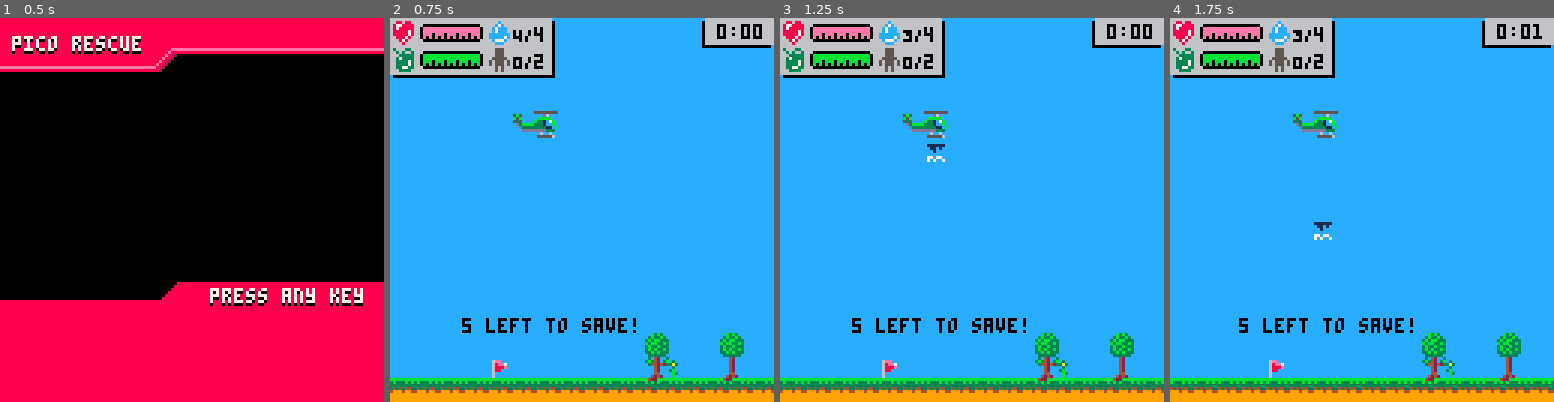
Above: before the commit, frames 1-4 (left to right).
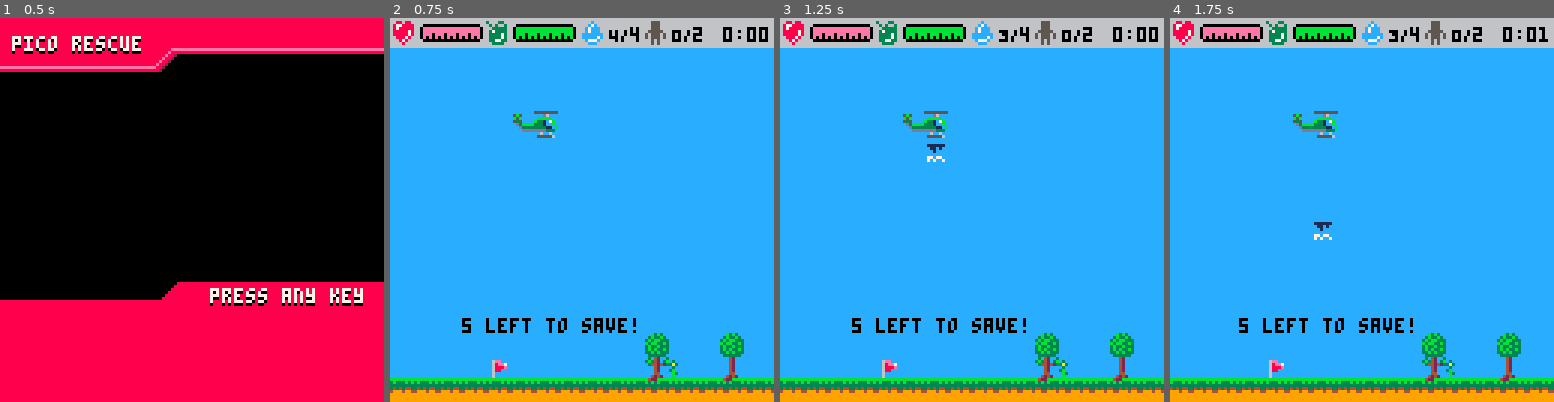
Above: after the commit, the same moments.

Repository: NinetiesPaul/PicoRescue
Game: PICO-8 cartridge picorescue.p8
Same seed, same stepped clock (60 frames per second), same inputs: the game is played once before the commit and once after it.
Inputs:
- Up to frame 1 (0.5 s): tap X (X key) at 0.33 s
- Up to frame 2 (0.75 s): tap O (Z key) at 0.7 s
- Up to frame 3 (1.25 s): tap X (X key) at 1.07 s
- Up to frame 4 (1.75 s): hold Right from 1.6 s (still down); tap O (Z key) at 1.7 s

Frame 1 is identical in both runs. In frame 2, 7.3% of the frame differs, in the area x 0-100%, y 0-16%; in frame 3, 7.4%; in frame 4, 7.4%.

Commit message:
mission bar fixed; added visual aid for low fuel

Diff:
--- a/picorescue.p8
+++ b/picorescue.p8
@@ -439,8 +439,8 @@
 			sspr(tail_rotor_x, 24, 4, 4, (player.facing == "right") and player.x+12 or player.x-7, player.y)
 		end
 
-		palt(0, false) rectfill(1, 1, 54, 19, 0) palt()
-		rectfill(0, 0, 53, 18, 6)
+		--palt(0, false) rectfill(1, 1, 54, 19, 0) palt()
+		rectfill(0, 0, 127, 9, 6)
 
 		health = player.rotor_health/player.max_rotor_health
 		rotor_health_bar_length = (health > 0.9) and 19 or
@@ -469,20 +469,24 @@
 		(fuel_usage > 0.3 and fuel_usage < 0.4) and 7 or
 		(fuel_usage > 0.2 and fuel_usage < 0.3) and 5 or
 		(fuel_usage > 0.1 and fuel_usage < 0.2) and 3 or 1
-		spr(000, 0, 10)
-		rectfill(11, 12, 11 + rotor_fuel_bar_length, 15, 11)
+		if (fuel_usage <= 0.3 and counter % 15 == 0) pal(3, 8)
+		spr(000, 31, 1)
+		pal()
+		rectfill(42, 3, 42 + rotor_fuel_bar_length, 6, 11)
 		palt(0, false) palt(2, true)
-		spr(026, 10, 9, 2, 1)
-		spr(026, 23, 9, 1, 1, true)
+		spr(026, 41, 0, 2, 1)
+		spr(026, 54, 0, 1, 1, true)
 		palt()
 
-		spr(048, 32, 1)
-		pal(7, 0) sspr(48 + (4 * player.water_cap), 28, 4, 4, 40, 4) sspr(85, 28, 2, 4, 45, 4) pal()
-		print(player.max_water_cap[player.max_water_cap_lv], 48, 3, 0)
-
-		spr(032, 32, 10)
-		pal(7, 0) sspr(48 + (4 * player.occup), 28, 4, 4, 40, 13) sspr(85, 28, 2, 4, 45, 13) pal()
-		print(player.max_occup[player.max_occup_lv], 48, 12, 0)
+		spr(048, 63, 1)
+		pal(7, 0) sspr(48 + (4 * player.water_cap), 28, 4, 4, 72, 4) sspr(85, 28, 2, 4, 77, 4) pal()
+		print(player.max_water_cap[player.max_water_cap_lv], 80, 3, 0)
+
+		spr(032, 84, 1)
+		pal(7, 0) sspr(48 + (4 * player.occup), 28, 4, 4, 93, 4) sspr(85, 28, 2, 4, 98, 4) pal()
+		print(player.max_occup[player.max_occup_lv], 101, 3, 0)
+
+		print(flr(mission_time/60)..":"..((mission_time % 60 < 10) and "0"..mission_time % 60 or mission_time % 60), 111, 3, 0)
 
 		--[[
 		arrow_flip = (drop_off_x > player.x) and true or false
@@ -527,10 +531,6 @@
 			print("[z/🅾️] yes ", 44, 62, 7)
 			print("[x/❎] no", 46, 70, 7)
 		end
-
-		rectfill(104, 1, 126, 9, 0)
-		rectfill(105, 0, 127, 8, 6)
-		print(flr(mission_time/60)..":"..((mission_time % 60 < 10) and "0"..mission_time % 60 or mission_time % 60), 109, 2, 0)
 	end
 
 	if curr_screen == 11 then -- triage mode
@@ -701,7 +701,7 @@
 				if (player.rotor_fuel <= 5) low_fuel_prompt = true block_btns = true
 
 				if not low_fuel_prompt or low_fuel_prompt_confirm then
-					mission_day_time = rnd({ "day" })
+					mission_day_time = rnd({ "day", "night" })
 					mission_civ_saved = 0
 					mission_civ_lost_on_triage = 0
 					mission_fire_put_out = 0
